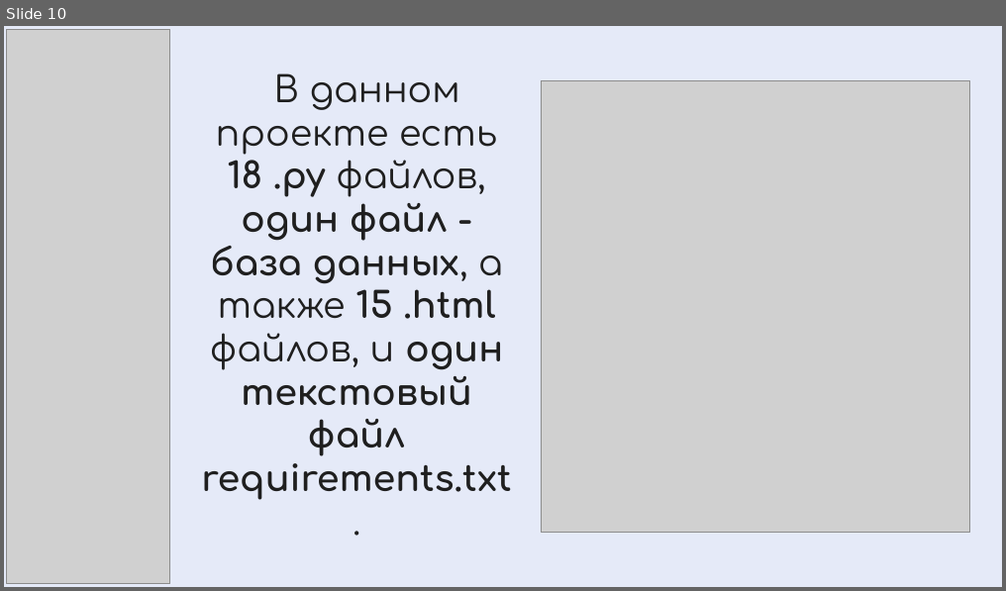
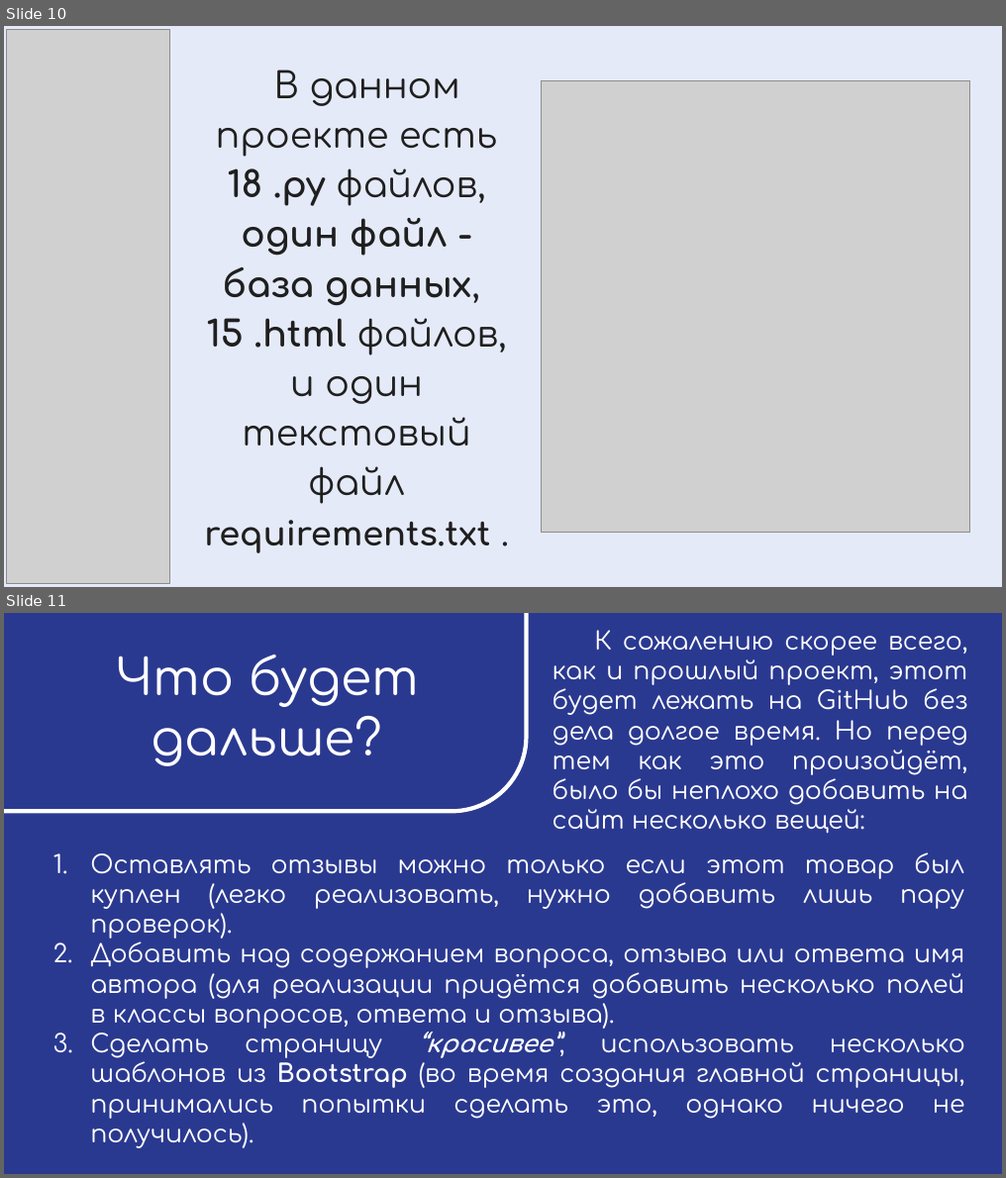
Before and after one commit to MMeadow9/Shop, a slide deck: documentation/Онлайн Магазин.pptx. Shown one above the other, each under a label of ours: slide 10 before the commit, slides 10 and 11 after it. The pictures are 1006x591 and 1006x1178 pixels, drawn with LibreOffice and Linux fonts; fonts in the diff are those of the drawing; grey boxes stand for pictures. Boxes give left, top, right and bottom in pixels: in the first picture for what was removed or moved away, otherwise in the second. Text is boxed around its words. In the diff, an @@ line names an element or a change of style, - is before the commit and + after.

```diff
--- a/documentation/Онлайн Магазин.pptx
+++ b/documentation/Онлайн Магазин.pptx
@@ slide 11 added at [4, 613, 1002, 1174], background #2A3990 @@
@@ round diag rect added at [4, 613, 526, 812], outline #FFFFFF 3 pt @@
@@ text added at [552, 630, 968, 834], 18 pt, text #FFFFFF @@
+К сожалению скорее всего, как и прошлый проект, этот будет лежать на GitHub без дела долгое время. Но перед тем как это произойдёт, было бы неплохо добавить на сайт несколько вещей:
@@ text added at [115, 655, 419, 766], 36 pt, text #FFFFFF @@
+Что будет дальше?
@@ text added at [90, 853, 965, 1149], 18 pt, text #FFFFFF @@
+1. Оставлять отзывы можно только если этот товар был куплен (легко реализовать, нужно добавить лишь пару проверок).
+2. Добавить над содержанием вопроса, отзыва или ответа имя автора (для реализации придётся добавить несколько полей в классы вопросов, ответа и отзыва).
+3. Сделать страницу “красивее”, использовать несколько шаблонов из Bootstrap (во время создания главной страницы, принимались попытки сделать это, однако ничего не получилось).
@@ slide 10 changed as well @@
@@ text at [204, 70, 507, 554]: text changed; bold off @@
-В данном проекте есть 18 .py файлов, один файл - база данных, а также 15 .html файлов, и один текстовый файл requirements.txt .
+В данном проекте есть 18 .py файлов, один файл - база данных, 15 .html файлов, и один текстовый файл requirements.txt .
```
Also in this commit, not shown: 8 other slides changed, 2 other slides added, 1 slide removed, 1 other file.
